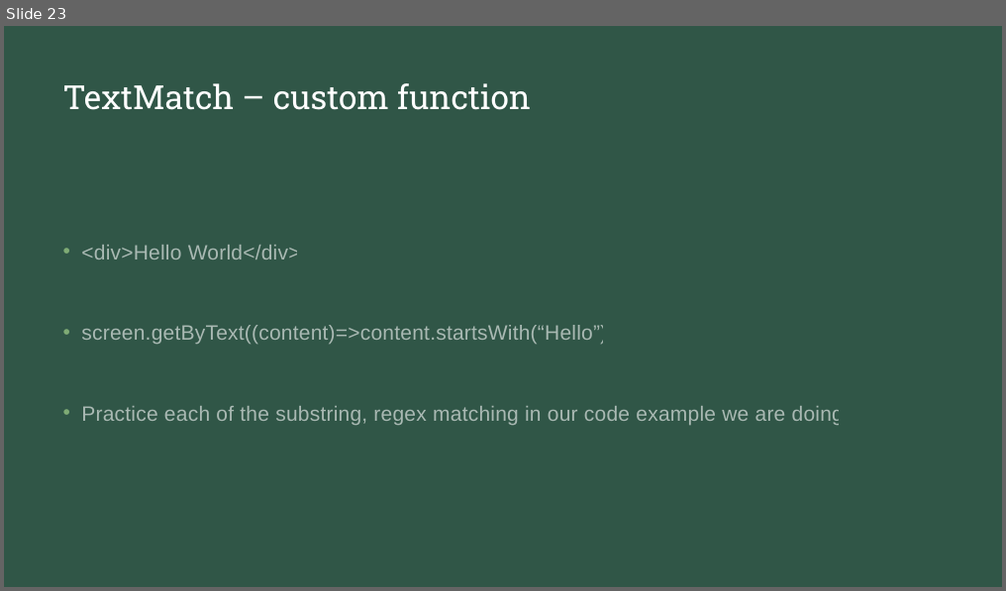
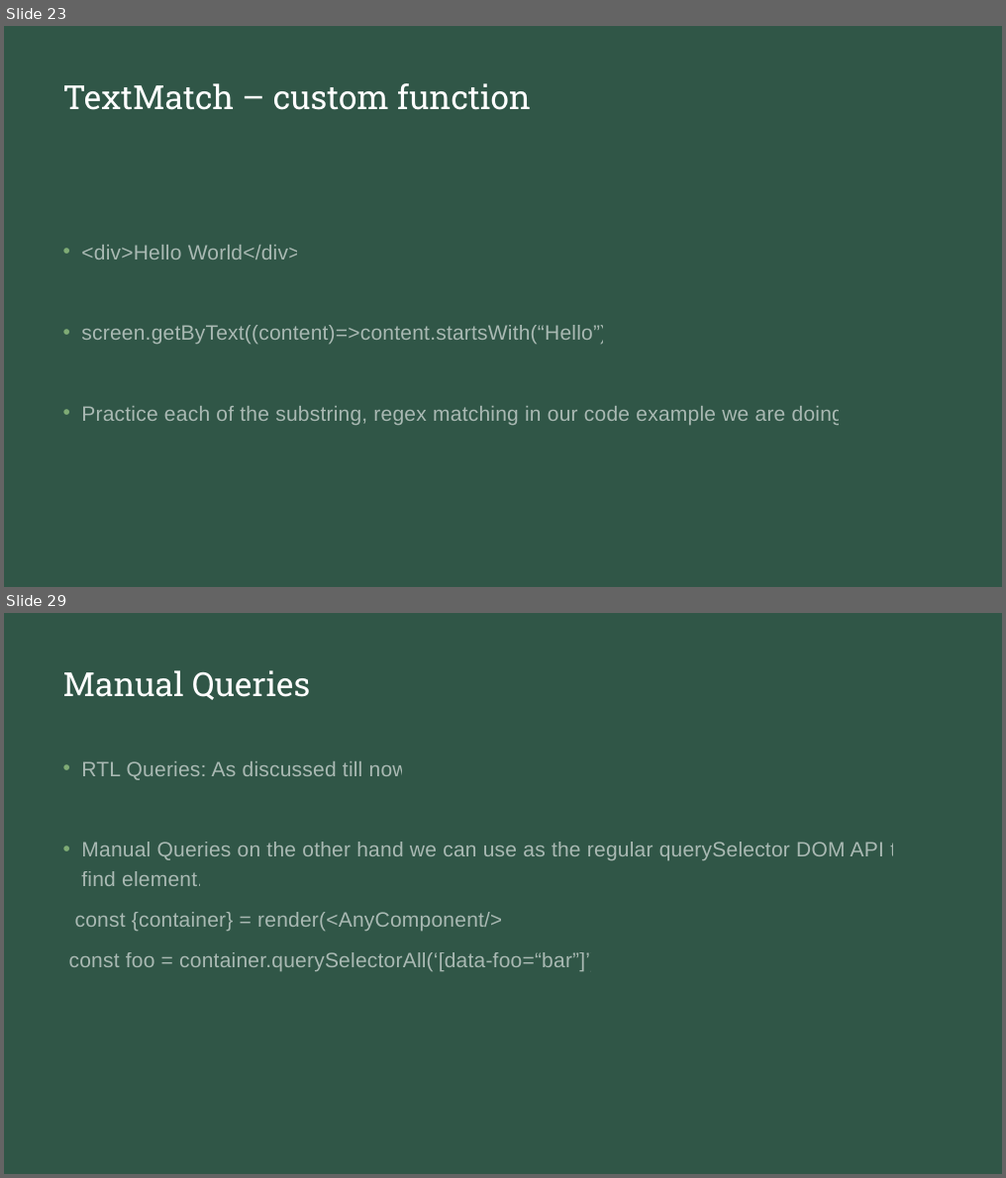
Before and after one commit to natiquekeyin/spring2023, a slide deck: JavaScript/Week12/Week12.pptx. Shown one above the other, each under a label of ours: slide 23 before the commit, slides 23 and 29 after it; the slides between them are not shown. The pictures are 1006x591 and 1006x1178 pixels, drawn with LibreOffice and Linux fonts; fonts in the diff are those of the drawing. Boxes give left, top, right and bottom in pixels: in the first picture for what was removed or moved away, otherwise in the second. Text is boxed around its words. In the diff, an @@ line names an element or a change of style, - is before the commit and + after.

```diff
--- a/JavaScript/Week12/Week12.pptx
+++ b/JavaScript/Week12/Week12.pptx
@@ slide 29 added at box(4, 613, 1002, 1174), background #213B31; not listed: 1 template element that a slide beside it also shows @@
@@ title added at box(63, 670, 310, 700), 32 pt, text #FFFFFF @@
+Manual Queries
@@ text added at box(69, 761, 908, 971), 20 pt, text #FFFFFF at 58% opacity @@
+• RTL Queries: As discussed till now
+• Manual Queries on the other hand we can use as the regular querySelector DOM API to find element.
+const {container} = render(<AnyComponent/>)
+const foo = container.querySelectorAll(‘[data-foo=“bar”]’);
```
Also in this commit, not shown: 2 slides changed, 12 other slides added, 7 other files.
